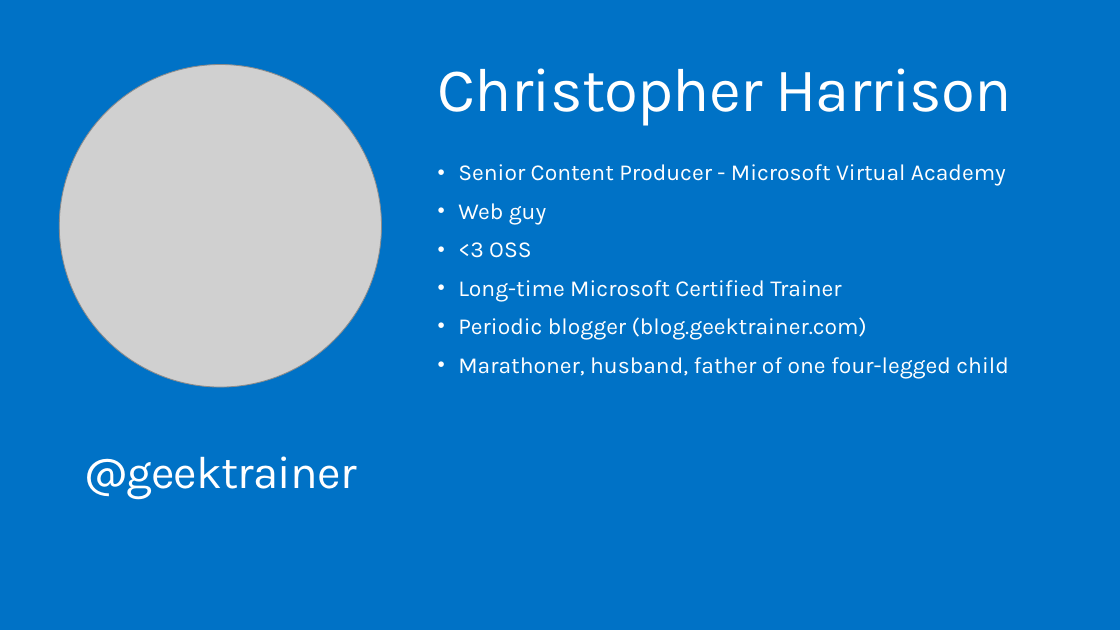
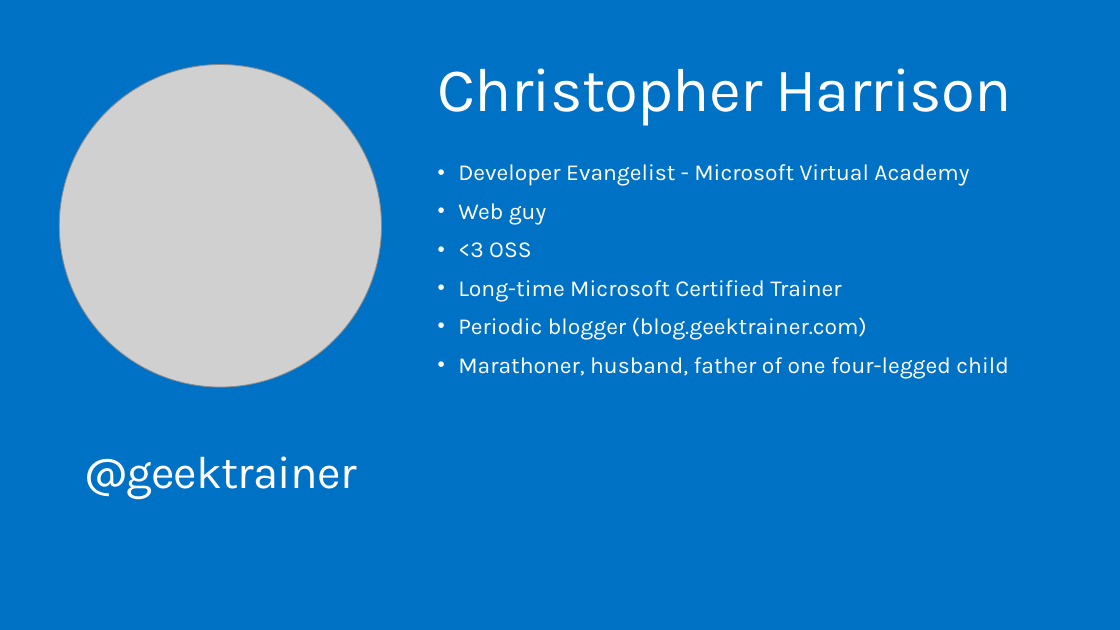
Before and after one commit to MicrosoftLearning/angular2-typescript, a slide deck: slide 3 of Slides/MVA Angular 2.pptx. Drawn at 1120x630 pixels with LibreOffice and Linux fonts; fonts in the diff are those of the drawing; grey boxes stand for pictures. Boxes give left, top, right and bottom in pixels: in the first picture for what was removed or moved away, otherwise in the second. Text is boxed around its words. In the diff, an @@ line names an element or a change of style, - is before the commit and + after.

```diff
--- a/Slides/MVA Angular 2.pptx
+++ b/Slides/MVA Angular 2.pptx
@@ text at <box>458,164,969,186</box>: text changed @@
-• Senior Content Producer - Microsoft Virtual Academy
+• Developer Evangelist - Microsoft Virtual Academy
```
Also in this commit, not shown: 1 other slide changed, 1 slide added, 3 slides removed, 8 other files.
